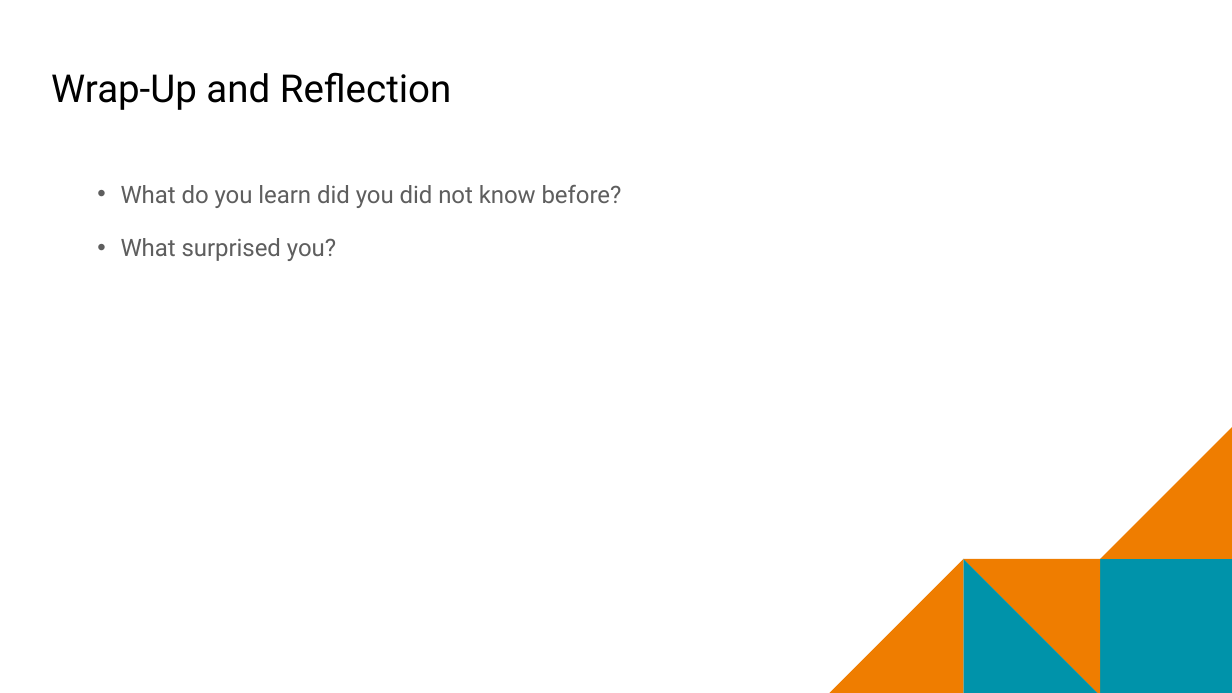
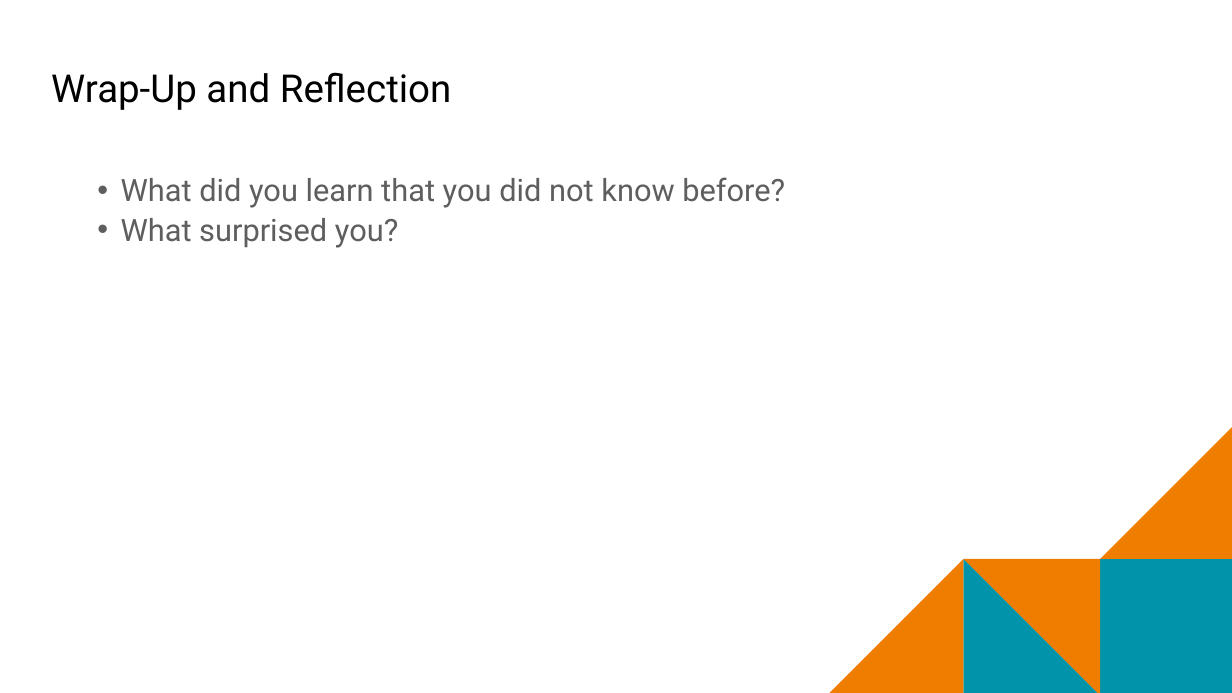
Before and after one commit to mr-eggleton/web-lit-core, a slide deck: slide 19 of final ppt/11-safety-first.pptx (slide 17 before the commit). Drawn at 1232x693 pixels with LibreOffice and Linux fonts; fonts in the diff are those of the drawing; background and template pictures are left out. Boxes give left, top, right and bottom in pixels: in the first picture for what was removed or moved away, otherwise in the second. Text is boxed around its words. In the diff, an @@ line names an element or a change of style, - is before the commit and + after.

```diff
--- a/final ppt/11-safety-first.pptx
+++ b/final ppt/11-safety-first.pptx
@@ text at (121,177,785,208): text changed; size 18.7 to 24 pt @@
-  • What do you learn did you did not know before?
+  • What did you learn that you did not know before?
@@ text at (121,218,398,248): size 18.7 to 24 pt in "What surprised you?"; line spacing 1.15 to 0.9; less space between paragraphs @@
```
Also in this commit, not shown: 14 other slides changed, 2 slides added, 3 other files.
